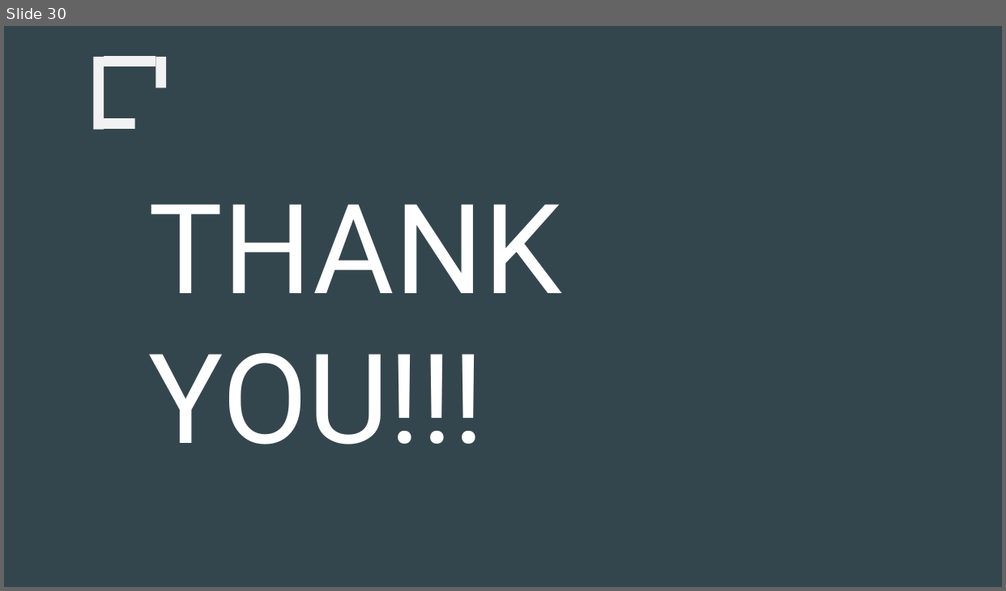
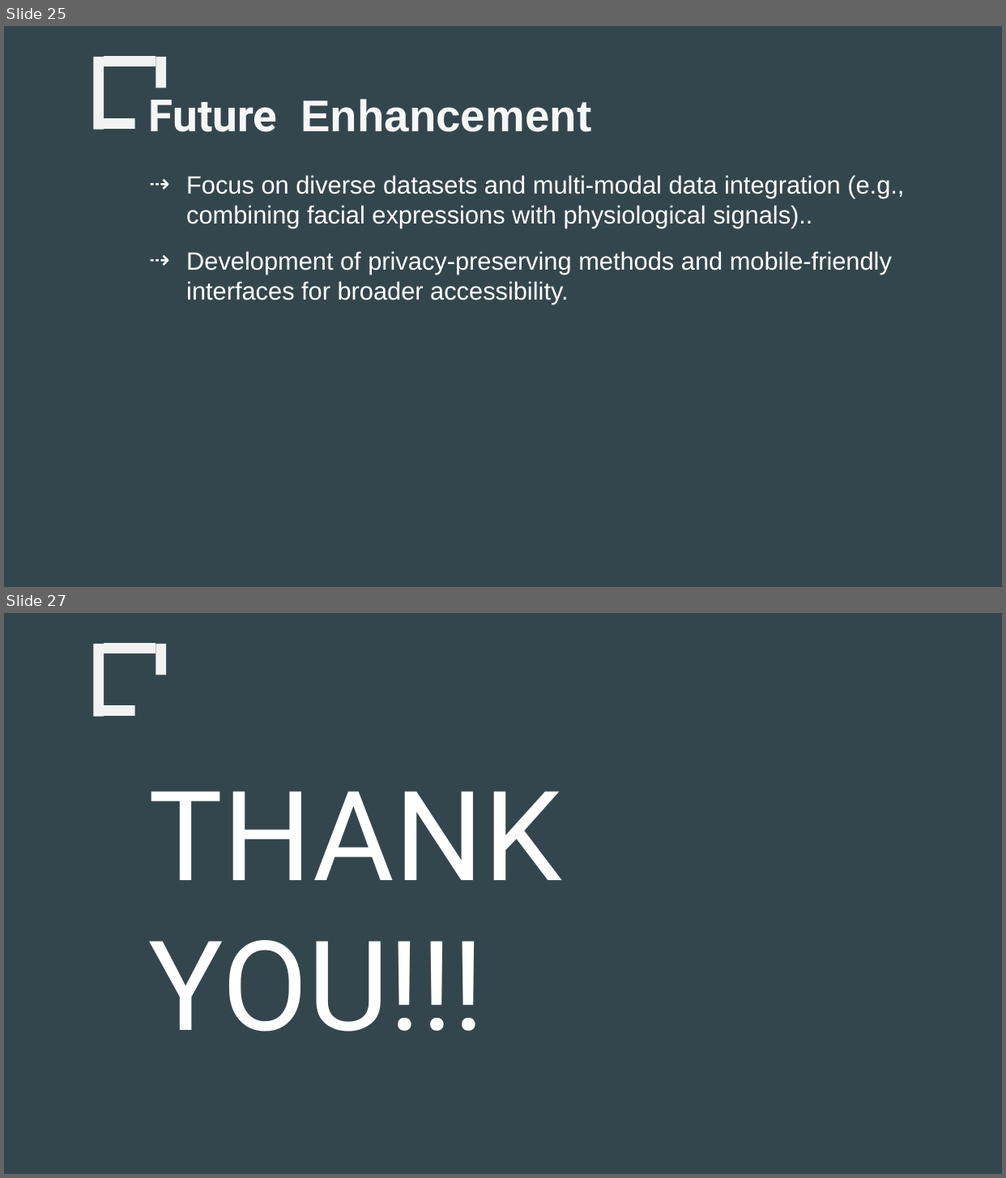
Before and after one commit to pawanagraharii/Facial-Emotion-Recognition-Using-Machine-Learning, a slide deck: PresentationSlides/230277162_PawanAgrahari_PresentationSlide_FacialEmotionDetectionUsingMachineLearning_2024.pptx. Shown one above the other, each under a label of ours: slide 30 before the commit, slides 25 and 27 after it; the slides between them are not shown. The pictures are 1006x591 and 1006x1178 pixels, drawn with LibreOffice and Linux fonts; fonts in the diff are those of the drawing. Boxes give left, top, right and bottom in pixels: in the first picture for what was removed or moved away, otherwise in the second. Text is boxed around its words. In the diff, an @@ line names an element or a change of style, - is before the commit and + after.

```diff
--- a/PresentationSlides/230277162_PawanAgrahari_PresentationSlide_FacialEmotionDetectionUsingMachineLearning_2024.pptx
+++ b/PresentationSlides/230277162_PawanAgrahari_PresentationSlide_FacialEmotionDetectionUsingMachineLearning_2024.pptx
@@ slide 25 added at box(4, 26, 1002, 587), background #34464D; not listed: 5 template elements that a slide beside it also shows @@
@@ text added at box(149, 99, 591, 132), 32 pt, text #F7F7F7, bold @@
+Future Enhancement
@@ text added at box(186, 175, 904, 305), 18 pt, text #FFFFFF @@
+⇢ Focus on diverse datasets and multi-modal data integration (e.g., combining facial expressions with physiological signals)..
+⇢ Development of privacy-preserving methods and mobile-friendly interfaces for broader accessibility.
@@ what was slide 30 is now slide 27 @@
```
Also in this commit, not shown: 14 slides changed, 11 other slides added, 15 slides removed, 1 other file.
